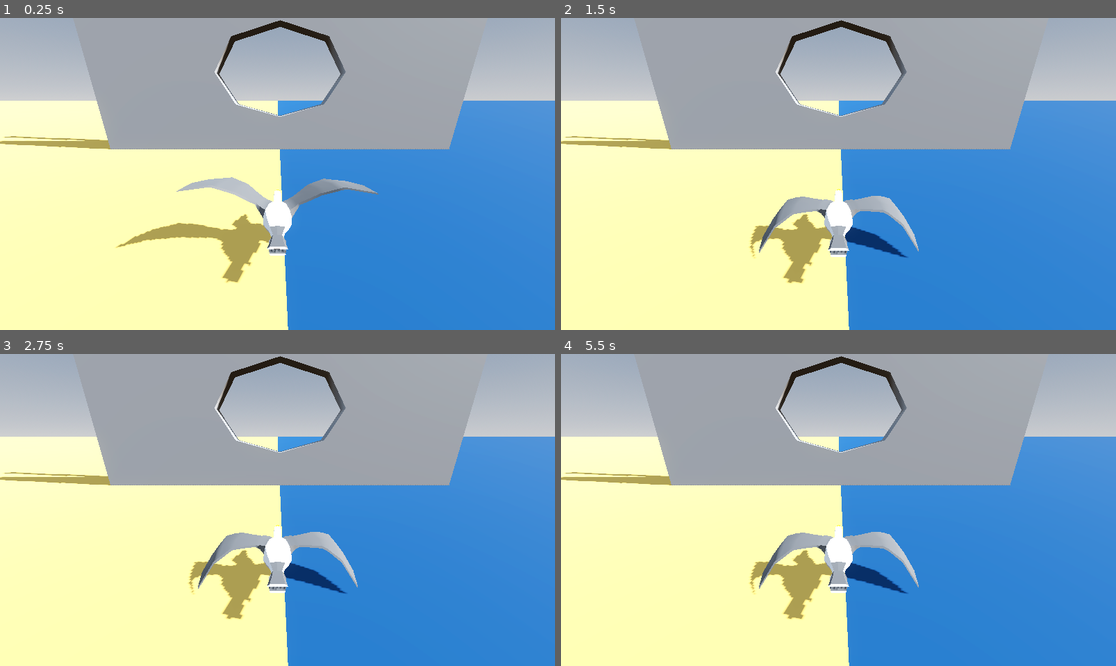
Above: before the commit, frames 1-4 (two rows, left to right).
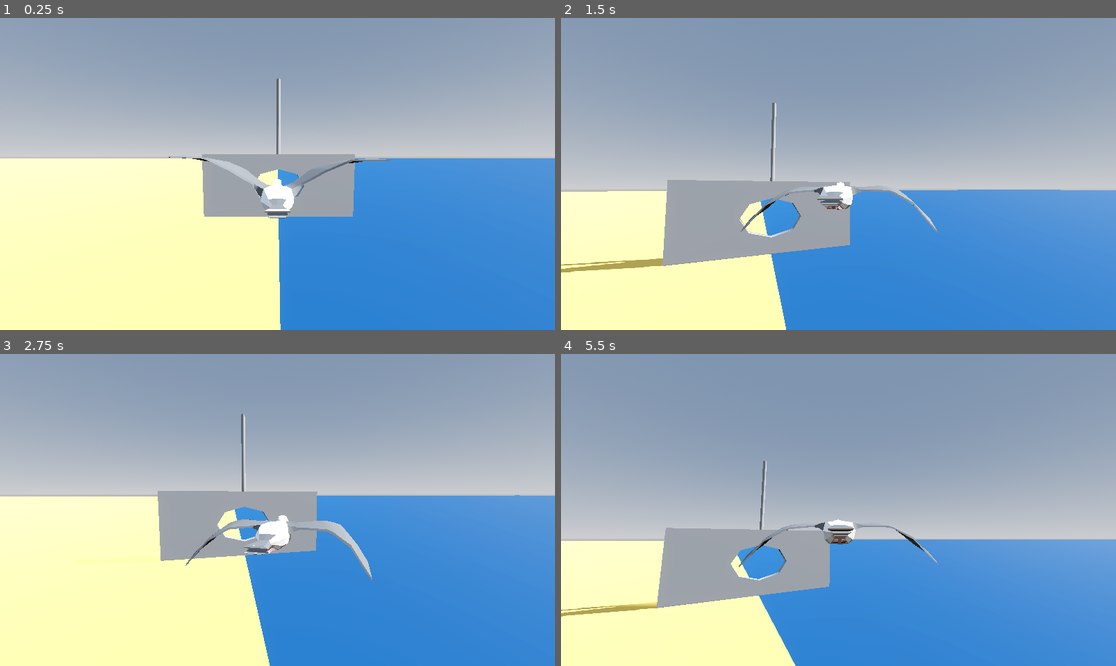
Above: after the commit, the same moments.

Repository: Wiwiweb/StMaloGull
Game: Godot game, scene res://main.tscn
The game is run twice, just before and just after one commit, with the same random seed, the same clock (stepped at 60 frames per second) and the same inputs.
Inputs:
- Up to frame 1 (0.25 s): no input
- Up to frame 2 (1.5 s): hold D (move_right) 0.53-1.28 s; tap Space (flap) at 0.77, 1.07 s; hold S (move_down) from 1.28 s (still down)
- Up to frame 3 (2.75 s): tap Space (flap) at 1.52, 1.82 s; release S (move_down) at 2.03 s; hold D (move_right) from 2.03 s (still down)
- Up to frame 4 (5.5 s): release D (move_right) at 2.78 s; hold W (move_up) 2.78-3.53 s; tap Space (flap) at 3.02, 3.32, 3.77, 4.07, 4.52, 4.82 s; hold A (move_left) 3.53-5.03 s; hold S (move_down) from 5.03 s (still down)

The runs differ from the first frame. In frame 1, 35% of the frame differs, in the area x 0-100%, y 0-100%; in frame 2, 57%; in frame 3, 38%; in frame 4, 64%.

Commit message:
Improved lerp?

Diff:
--- a/main.tscn
+++ b/main.tscn
@@ -70,7 +70,7 @@
 skeleton = NodePath("../Beach")
 
 [node name="Player" parent="." unique_id=1836796806 instance=ExtResource("1_ig7tw")]
-transform = Transform3D(-4.371139e-08, 0, 1, 0, 1, 0, -1, 0, -4.371139e-08, -0.5, 2.6000004, 32.5)
+transform = Transform3D(-4.371139e-08, 0, 1, 0, 1, 0, -1, 0, -4.371139e-08, -0.5, 27.5, 91.600006)
 
 [node name="Node3D" type="Node3D" parent="." unique_id=1609681491]
 transform = Transform3D(1, 0, 0, 0, 1, 0, 0, 0, 1, 16.400002, 0, 60.4)
--- /dev/null
+++ b/scenes/player/camera.gd
@@ -0,0 +1,12 @@
+extends Node3D
+
+@export var max_camera_rotation : float = 0.25
+@export var camera_lerp_speed : float = 5.0
+
+func _process(delta: float) -> void:
+    var joystick_vector := Input.get_vector("move_left", "move_right", "move_down", "move_up")
+    var target_rotation_y := joystick_vector.x * max_camera_rotation
+    var target_rotation_z := -joystick_vector.y * max_camera_rotation
+    var target_rotation := Vector3(0, target_rotation_y, target_rotation_z)
+    var lerp_weight := 1 - exp(-camera_lerp_speed * delta)
+    rotation = rotation.lerp(target_rotation, lerp_weight)
--- a/scenes/player/player.tscn
+++ b/scenes/player/player.tscn
@@ -2,6 +2,7 @@
 
 [ext_resource type="Script" uid="uid://ju0ac4jy6ewm" path="res://scenes/player/player.gd" id="1_3vyb7"]
 [ext_resource type="PackedScene" uid="uid://dehxd7kwe4gpw" path="res://scenes/player/seagull_local.tscn" id="2_dovo2"]
+[ext_resource type="Script" uid="uid://dq610paljdcob" path="res://scenes/player/camera.gd" id="2_gmlin"]
 
 [sub_resource type="SphereShape3D" id="SphereShape3D_g2els"]
 radius = 1.7
@@ -10,14 +11,21 @@
 
 [node name="CharacterBody3D" type="CharacterBody3D" unique_id=1996693346]
 script = ExtResource("1_3vyb7")
+forward_velocity = 15.0
+stunned_back_velocity = 5.0
+max_turn_rate = 2.0
+
+[node name="CameraRotationNode" type="Node3D" parent="." unique_id=631586169]
+script = ExtResource("2_gmlin")
+max_camera_rotation = 0.25
+
+[node name="Camera3D" type="Camera3D" parent="CameraRotationNode" unique_id=1786322509]
+transform = Transform3D(-4.371139e-08, 0.08715574, -0.9961947, 0, 0.9961947, 0.08715574, 1, 3.8096983e-09, -4.3545054e-08, -13.1, 2.5000005, 0)
+current = true
 
 [node name="CollisionShape3D" type="CollisionShape3D" parent="." unique_id=1885825170]
 transform = Transform3D(1, 0, 0, 0, 1, 0, 0, 0, 1, 1.3, 0, -0.1)
 shape = SubResource("SphereShape3D_g2els")
-
-[node name="Camera3D" type="Camera3D" parent="." unique_id=1786322509]
-transform = Transform3D(-4.107526e-08, 0.34202018, -0.9396926, 1.4950174e-08, 0.9396926, 0.34202018, 1, 0, -4.371138e-08, -13.1, 7.6000004, 0)
-current = true
 
 [node name="Seagull_model" parent="." unique_id=721381014 instance=ExtResource("2_dovo2")]
 
Not shown, added: scenes/player/camera.gd.uid
